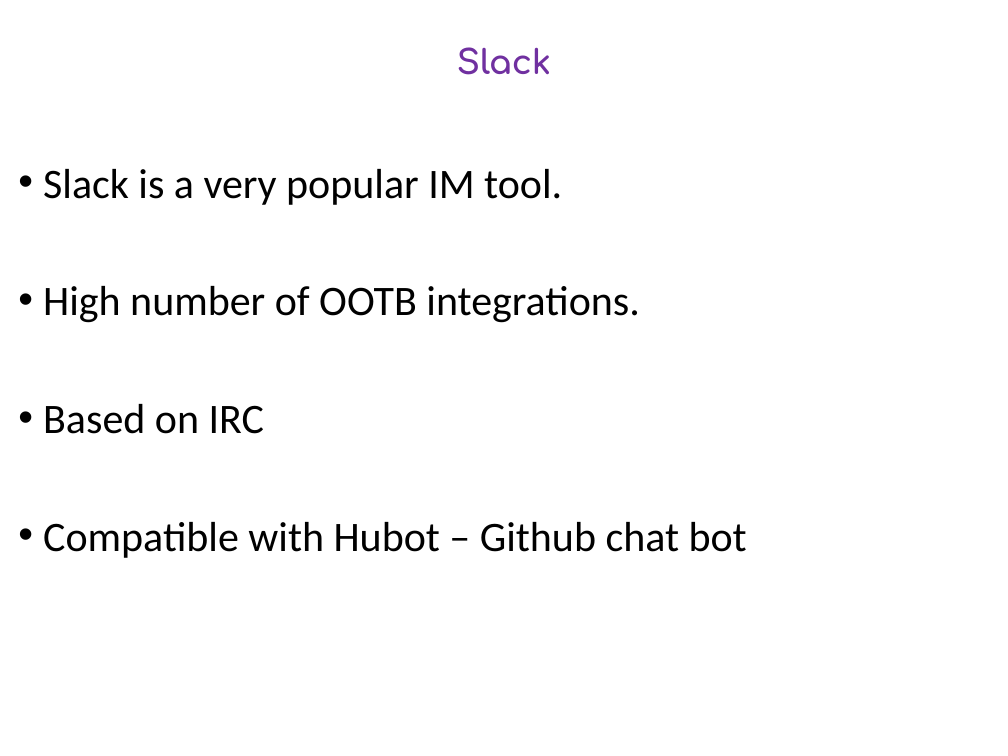
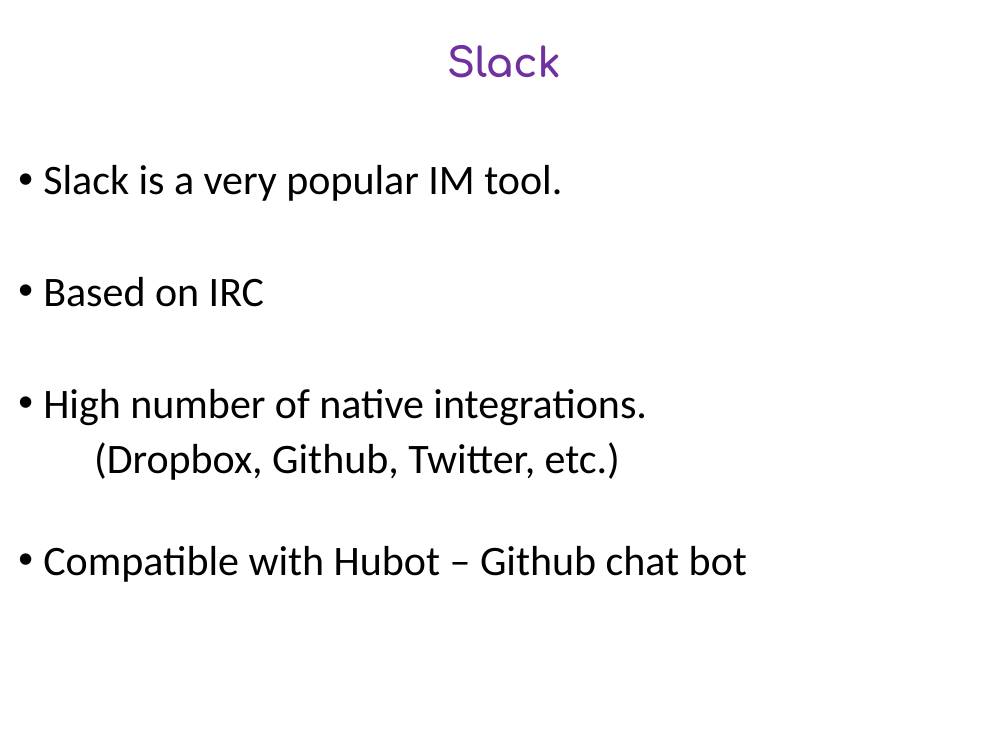
Before and after one commit to DevOpsPlayground/Hands-on-with-ChatOps, a slide deck: slide 5 of devops_playground_intro.pptx (slide 4 before the commit). Drawn at 1008x756 pixels with LibreOffice and Linux fonts; fonts in the diff are those of the drawing; background and template pictures are left out. Boxes give left, top, right and bottom in pixels: in the first picture for what was removed or moved away, otherwise in the second. Text is boxed around its words. In the diff, an @@ line names an element or a change of style, - is before the commit and + after.

```diff
--- a/devops_playground_intro.pptx
+++ b/devops_playground_intro.pptx
@@ title "Slack" at bbox=[447, 45, 561, 78]: size 24 to 29 pt; line spacing 1 to 0.9; vertical alignment top to middle @@
@@ text at bbox=[43, 165, 747, 582]: line spacing 1 to 0.9; more space between paragraphs @@
@@ text at bbox=[43, 286, 640, 323]: paragraph removed @@
-• High number of OOTB integrations.
@@ text at bbox=[43, 389, 647, 480]: paragraphs added @@
+• High number of native integrations.
+(Dropbox, Github, Twitter, etc.)
```
Also in this commit, not shown: 5 other slides changed, 1 slide added, 3 other files.
